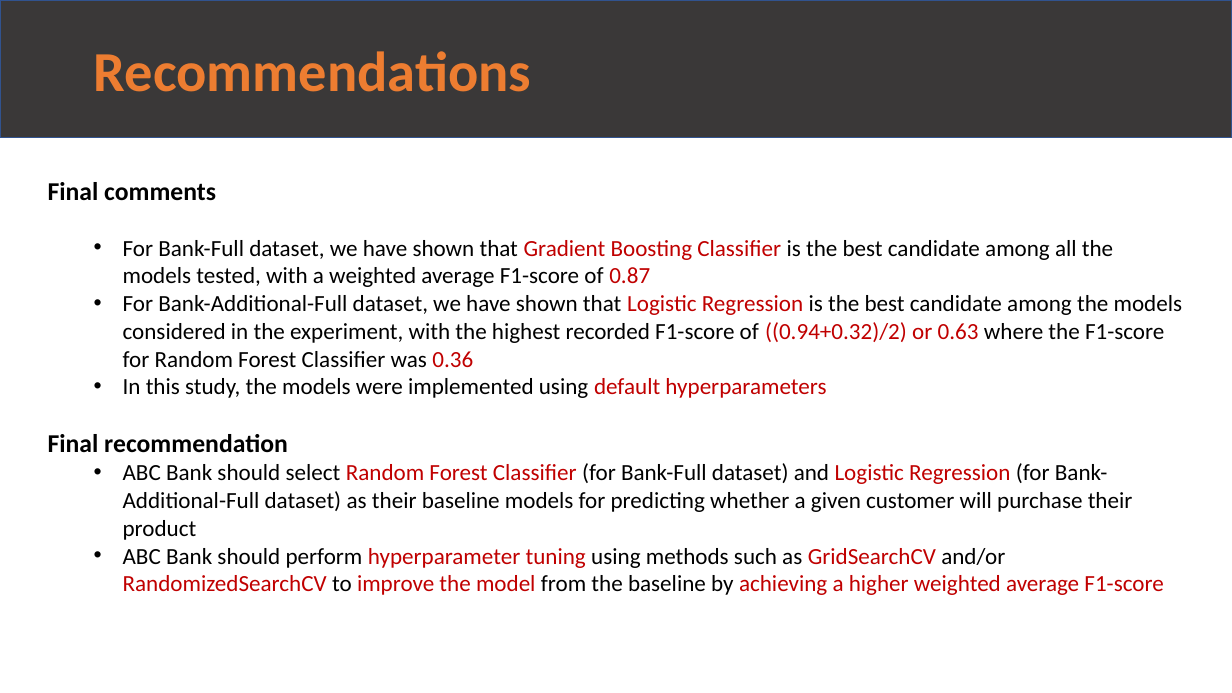
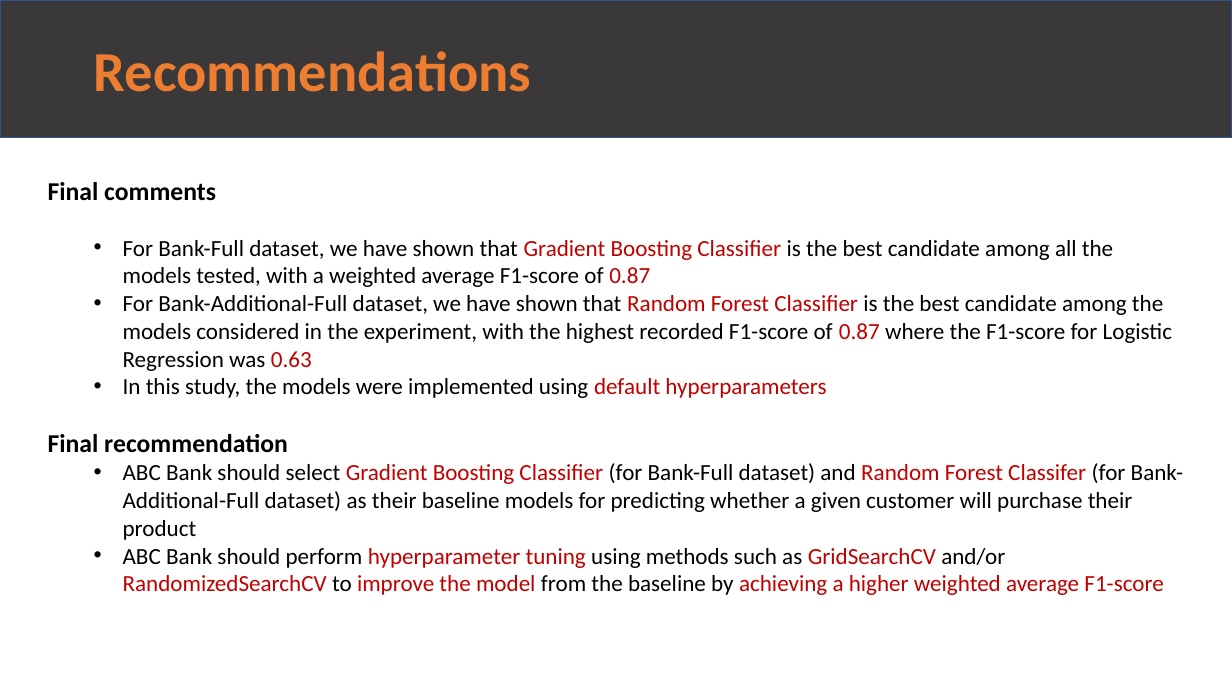
Before and after one commit to rirumel/data_science_bank_marketing_Campaign, a slide deck: slide 12 of presentation/week13_final_presentation.pptx. Drawn at 1232x693 pixels with LibreOffice and Linux fonts; fonts in the diff are those of the drawing. Boxes give left, top, right and bottom in pixels: in the first picture for what was removed or moved away, otherwise in the second. Text is boxed around its words. In the diff, an @@ line names an element or a change of style, - is before the commit and + after.

Commit message:
updating the presentation slides and adding PDF of the presentation slide

```diff
--- a/presentation/week13_final_presentation.pptx
+++ b/presentation/week13_final_presentation.pptx
@@ text at (x1=123, y1=295, x2=1172, y2=371): text changed @@
-  • For Bank-Additional-Full dataset, we have shown that Logistic Regression is the best candidate among the models considered in the experiment, with the highest recorded F1-score of ((0.94+0.32)/2) or 0.63 where the F1-score for Random Forest Classifier was 0.36
+  • For Bank-Additional-Full dataset, we have shown that Random Forest Classifier is the best candidate among the models considered in the experiment, with the highest recorded F1-score of 0.87 where the F1-score for Logistic Regression was 0.63
@@ text at (x1=123, y1=463, x2=1183, y2=540): text changed @@
-  • ABC Bank should select Random Forest Classifier (for Bank-Full dataset) and Logistic Regression (for Bank-Additional-Full dataset) as their baseline models for predicting whether a given customer will purchase their product
+  • ABC Bank should select Gradient Boosting Classifier (for Bank-Full dataset) and Random Forest Classifer (for Bank-Additional-Full dataset) as their baseline models for predicting whether a given customer will purchase their product
```
Also in this commit, not shown: 2 other slides changed, 1 other file.
